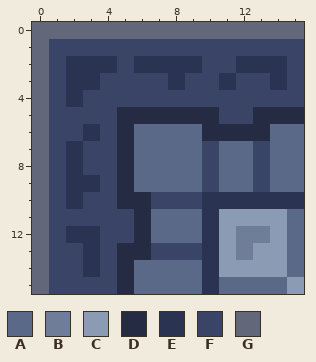
Pixel-art sprite: pxl/Content/Level/Tiles/ground_connect_top_left.png. The picture above is the old version.
The file is 16x16 pixels. Colours within 5 levels of each other are drawn and written as one.
Palette (. is transparent): A #5a6988  B #6f7d98  C #8b9bb4  D #262b44  E #2a3351  F #3a4466  G #62677a
Pixels before, first column x 0:
 0 GGGGGGGGGGGGGGGG
 1 GFFFFFFFFFFFFFFF
 2 GFEEEFEEEEFFEEEF
 3 GFEEFFFFEFFEFFEF
 4 GFEFFFFFFFFFFFFF
 5 GFFFFDDDDDDFFDDD
 6 GFFEFDAAAADDDDAA
 7 GFEFFDAAAAFAAFAA
 8 GFEFFDAAAAFAAFAA
 9 GFEEFDAAAAFAAFAA
10 GFEFFDDFFFEEEEEE
11 GFFFFFDAAAECCCCA
12 GFEEFFDAAAECBBCA
13 GFFEFDDFFFECBCCA
14 GFFEFDAAAAECCCCA
15 GFFFFDAAAAEAAAAC
After:
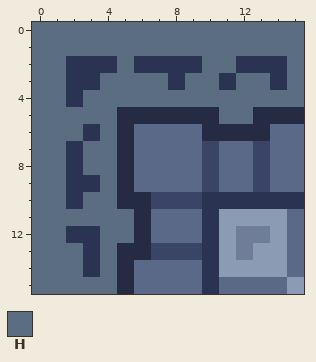
Colours new in this view: H #5b6d81
Change:
Changed rows in their new state; - is an unchanged pixel.
first column x 0:
 0 HHHHHHHHHHHHHHHH
 1 HHHHHHHHHHHHHHHH
 2 HH---H----HH---H
 3 HH--HHHH-HH-HH-H
 4 HH-HHHHHHHHHHHHH
 5 HHHHH------HH---
 6 HHH-H-----------
 7 HH-HH-----------
 8 HH-HH-----------
 9 HH--H-----------
10 HH-HH-----------
11 HHHHHH----------
12 HH--HH----------
13 HHH-H-----------
14 HHH-H-----------
15 HHHHH-----------
Changed places in both pictures, as pixel boxes (x1, y1, x2, y2):
changed: (32, 22, 304, 294)
